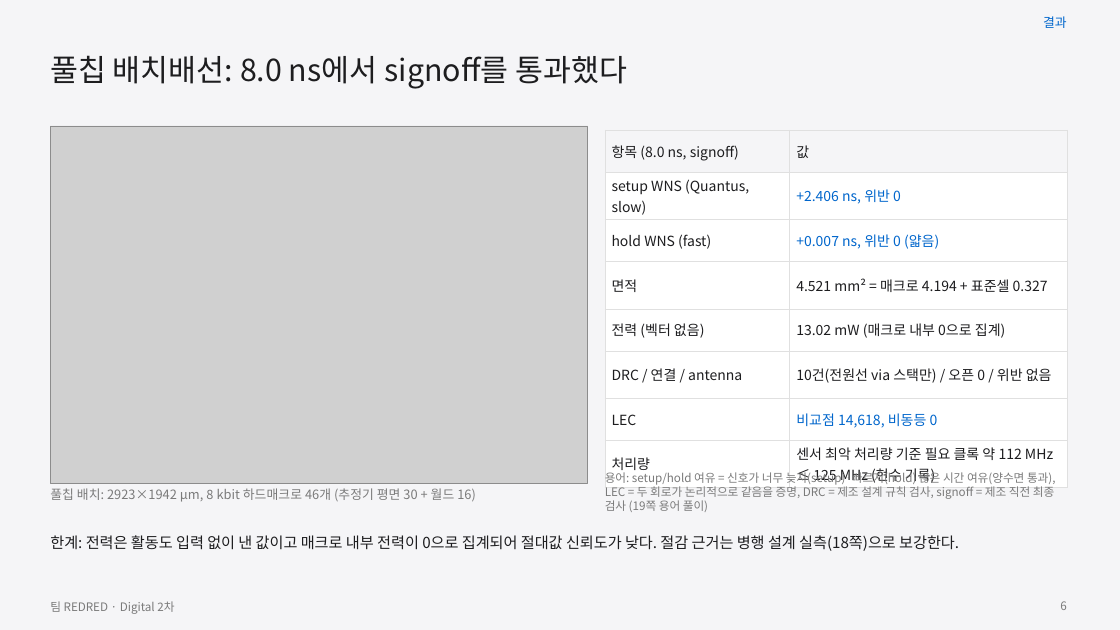
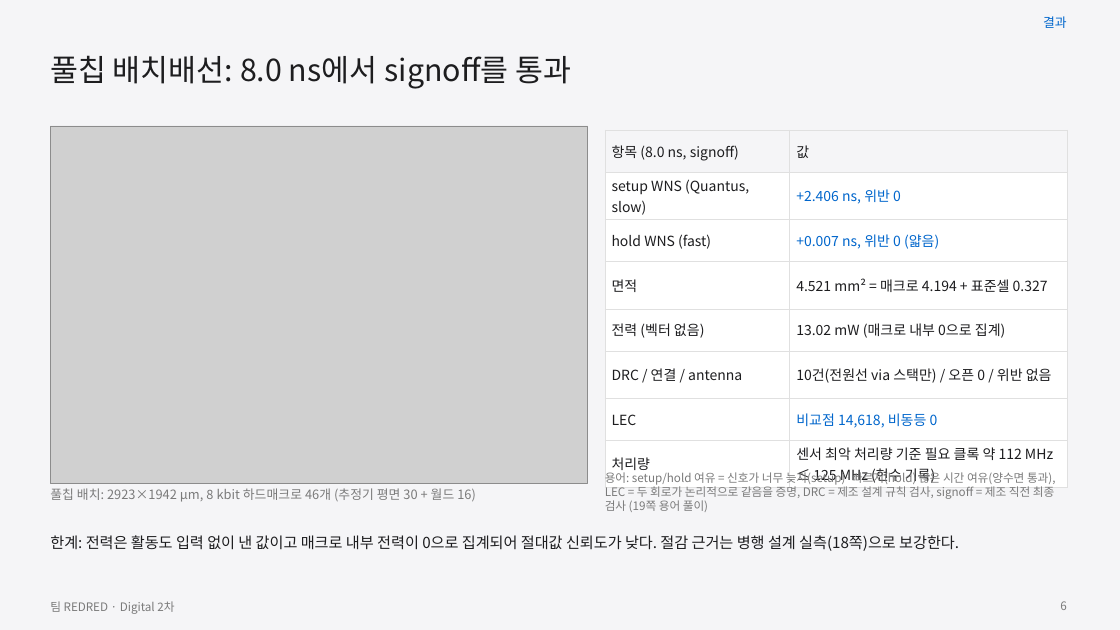
Before and after one commit to GangHeeJo/AI-SEMI, a slide deck: slide 6 of submission/REDRED_2차_발표자료_칩S.pptx. Drawn at 1120x630 pixels with LibreOffice and Linux fonts; fonts in the diff are those of the drawing; grey boxes stand for pictures. Boxes give left, top, right and bottom in pixels: in the first picture for what was removed or moved away, otherwise in the second. Text is boxed around its words. In the diff, an @@ line names an element or a change of style, - is before the commit and + after.

```diff
--- a/submission/REDRED_2차_발표자료_칩S.pptx
+++ b/submission/REDRED_2차_발표자료_칩S.pptx
@@ text at (50,55,571,89): text changed @@
-풀칩 배치배선: 8.0 ns에서 signoff를 통과했다
+풀칩 배치배선: 8.0 ns에서 signoff를 통과
```
Also in this commit, not shown: 17 other slides changed, 4 other files.
